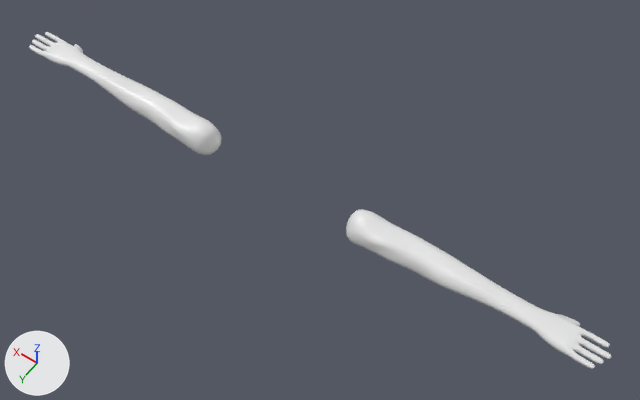
The FBX model Progetto_SVG/Assets/Assets/Models/PlayerArms.fbx, before and after one commit.
Rendered twice from a 50 mm lens placed at (-2.39, 2.89, 4.66), pointed at (-0.27, -0.08, 0.0). Lighting does not change. The marker at lower left points along +X, +Y and +Z. Where no turn or scale is listed for an object, it has been applied to the vertices.

Before the edit, the objects in view are built like this:
```python
me_plane = bpy.data.meshes.new('Plane')
me_plane.from_pydata(...)  # 8484 vertices, 8480 faces; spans x -2.34..2.34, y -0.19..0.12, z -0.02..0.21
me_plane.materials.append(mat_material_001)  # white #e7e7e7
ob_plane = bpy.data.objects.new('Plane', me_plane)
ob_plane.location = (0.0, 0.0, 0.0)
```
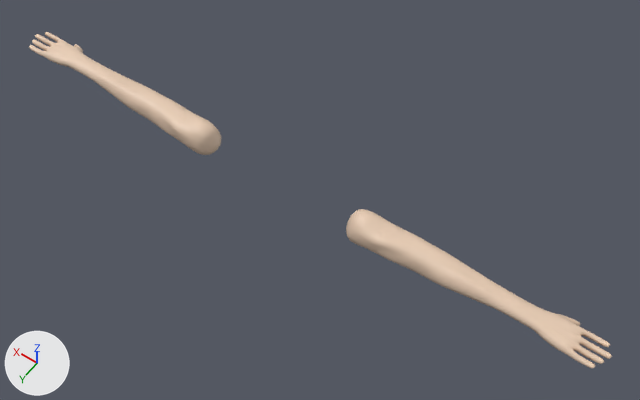
Where the newer file only moved an object's origin or applied its transform, the numbers keep the older frame.

Boxes (x1, y1, x2, y2) around the edits, measured in the pictures (640 x 400 px; the box of a moved part takes in the faces that stretch with it):
'Plane', reshaped
    before: (29, 32, 611, 369)
    after: (29, 32, 612, 368)
part 1 of me_plane, moved or reshaped
    before: (353, 223, 611, 369)
    after: (353, 223, 612, 368)
part 2 of me_plane, moved or reshaped
    before: (29, 32, 221, 155)
    after: (29, 33, 221, 155)
part 3 of me_plane, recoloured (white to beige)
    both: (30, 33, 602, 368)

Diff of the bpy script that builds the scene:
```diff
--- a/Progetto_SVG/Assets/Assets/Models/PlayerArms.fbx.py
+++ b/Progetto_SVG/Assets/Assets/Models/PlayerArms.fbx.py
@@ img_arm_bake_normals_png @@
+img_arm_bake_normals_png = load_image('Arm_Bake_Normals.png', '../Textures/Arm_Bake_Normals.png', 2048, 2048, 'Non-Color')
@@ img_arm_bake_png @@
+img_arm_bake_png = load_image('Arm_Bake.png', 'Arm_Bake.png', 2048, 2048, 'sRGB')
@@ mat_material_003 @@
+mat_material_003 = bpy.data.materials.new('Material.003')
+# uses the picture img_arm_bake_normals_png
+# uses the picture img_arm_bake_png
@@ me_plane @@
 # used by ob_plane; location = (0.0, 0.0, 0.0)
-me_plane.from_pydata(...)  # 8484 vertices, 8480 faces; spans x -2.34..2.34, y -0.19..0.12, z -0.02..0.21
+me_plane.from_pydata(...)  # 8164 vertices, 8160 faces; spans x -2.34..2.34, y -0.19..0.12, z -0.02..0.21
+# me_plane part 1: 302 vertices moved within x -2.34..-0.55, y -0.18..0.1, z -0.01..0.19; 823 vertices removed from x -2.34..-0.55, y -0.18..0.1, z -0.01..0.19; 503 vertices added at x -2.34..-0.55, y -0.19..0.1, z -0.01..0.19
+# me_plane part 2: 205 vertices moved within x 0.55..2.34, y -0.19..0.1, z 0.02..0.17; 84 vertices removed from x 0.55..2.33, y -0.18..0.09, z 0.03..0.16; 84 vertices added at x 0.56..2.34, y -0.18..0.09, z 0.02..0.16
+# me_plane part 3: 5209 faces spanning x -2.33..2.33, y -0.19..0.12, z -0.02..0.21 switch from mat_material_001 (white #e7e7e7) to mat_material_003
```
